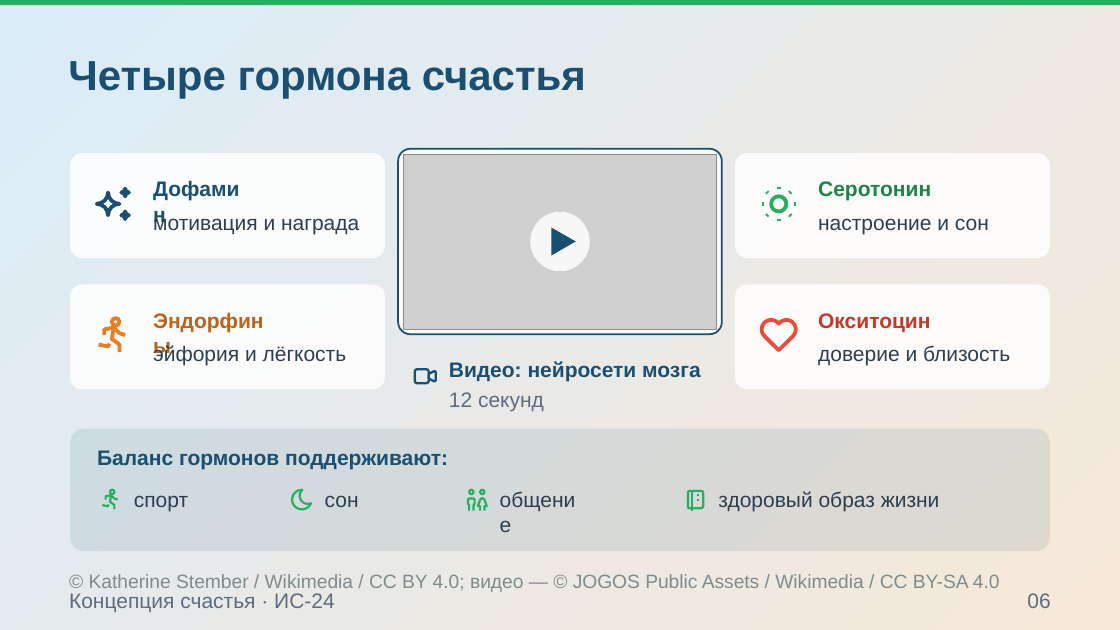
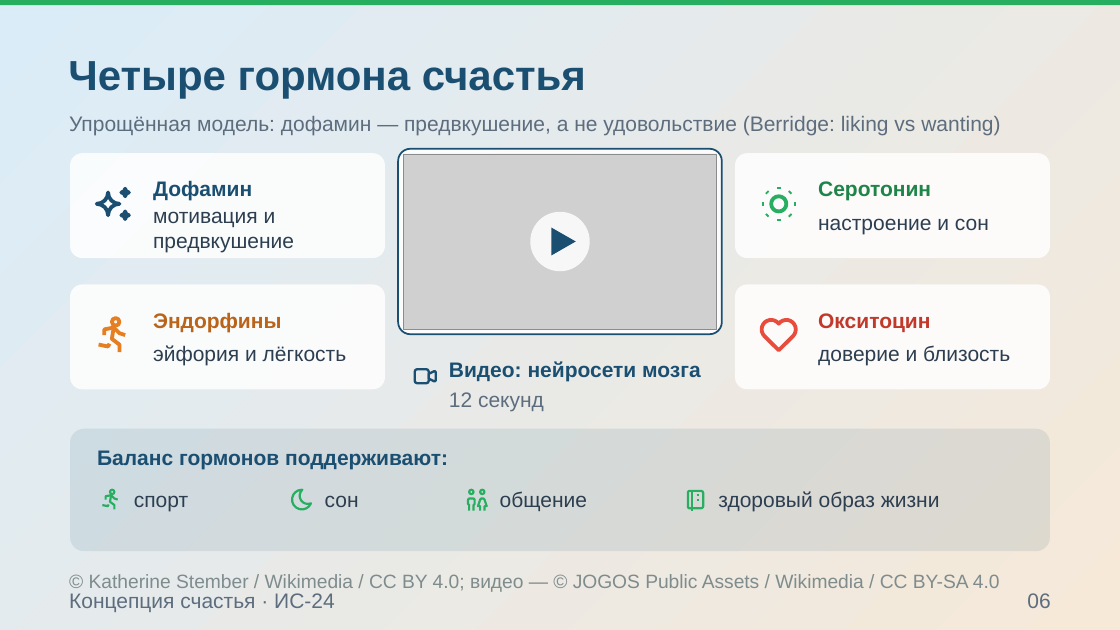
Before and after one commit to Pavel1778/Presentation-happy, a slide deck: slide 6 of .agents/projects/happiness_concept_ppt169_20261007/exports/happiness_concept_v5.pptx. Drawn at 1120x630 pixels with LibreOffice and Linux fonts; fonts in the diff are those of the drawing; grey boxes stand for pictures; background and template pictures are left out. Boxes give left, top, right and bottom in pixels: in the first picture for what was removed or moved away, otherwise in the second. Text is boxed around its words. In the diff, an @@ line names an element or a change of style, - is before the commit and + after.

```diff
--- a/.agents/projects/happiness_concept_ppt169_20261007/exports/happiness_concept_v5.pptx
+++ b/.agents/projects/happiness_concept_ppt169_20261007/exports/happiness_concept_v5.pptx
@@ text added at <box>69,116,1000,135</box>, 18 pt, text #5D6D7E @@
+Упрощённая модель: дофамин — предвкушение, а не удовольствие (Berridge: liking vs wanting)
@@ text "Дофамин" rewrapped from <box>153,176,245,208</box> to <box>153,180,252,201</box> @@
@@ text at <box>153,211,276,227</box>: text changed @@
-мотивация и награда
+мотивация и
@@ text added at <box>153,236,294,252</box>, 18 pt, text #2C3E50 @@
+предвкушение
@@ text "Эндорфины" rewrapped from <box>153,308,271,340</box> to <box>153,312,281,332</box> @@
@@ text "общение" rewrapped from <box>500,486,587,519</box> to <box>500,491,587,511</box> @@
```
Also in this commit, not shown: 14 other slides changed, 40 other files.
